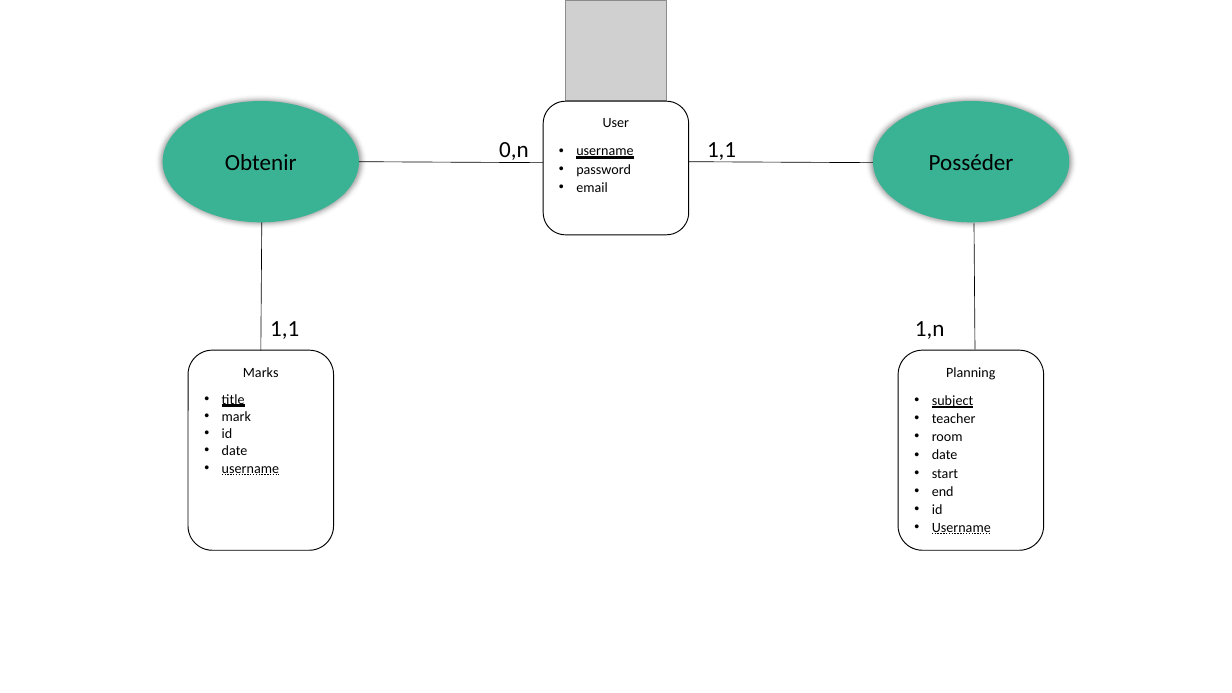
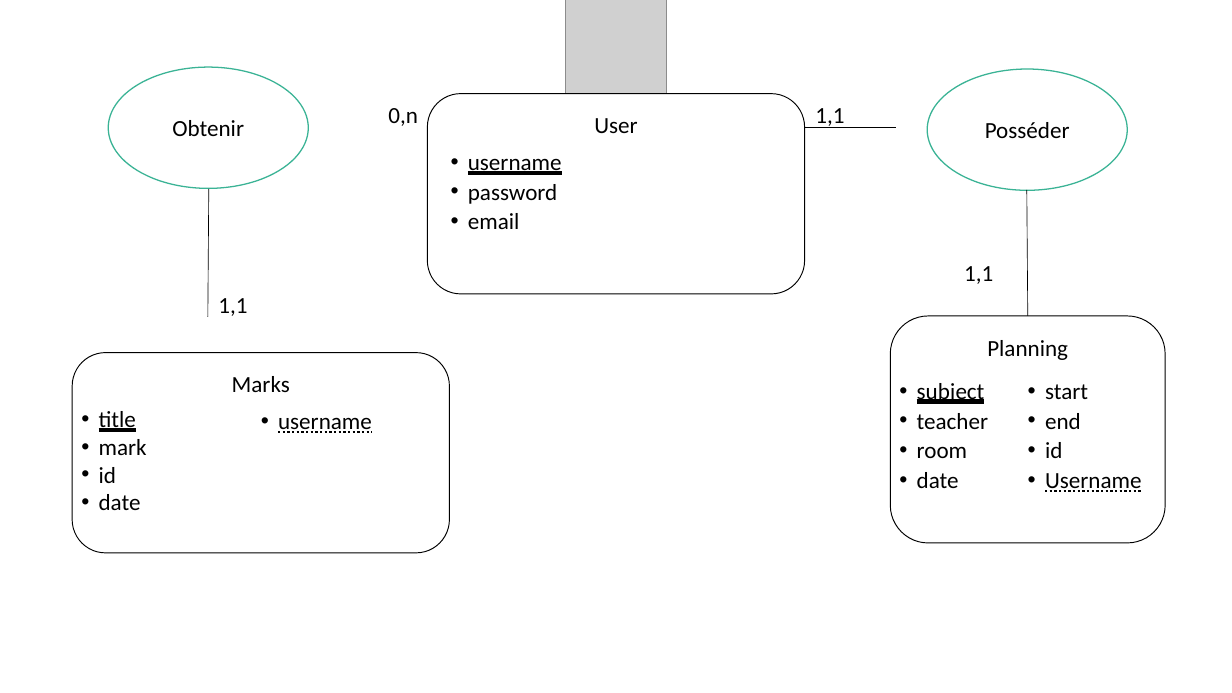
Before and after one commit to hugodemenez/isen-student-portal, a slide deck: slide 4 of presentation/Structure_Projet.pptx. Drawn at 1232x693 pixels with LibreOffice and Linux fonts; fonts in the diff are those of the drawing; grey boxes stand for pictures. Boxes give left, top, right and bottom in pixels: in the first picture for what was removed or moved away, otherwise in the second. Text is boxed around its words. In the diff, an @@ line names an element or a change of style, - is before the commit and + after.

```diff
--- a/presentation/Structure_Projet.pptx
+++ b/presentation/Structure_Projet.pptx
@@ picture resized from (x1=566, y1=0, x2=666, y2=101) to (x1=566, y1=0, x2=666, y2=97) @@
@@ ellipse "Obtenir" resized from (x1=163, y1=101, x2=359, y2=222) to (x1=108, y1=67, x2=309, y2=189) @@
@@ ellipse "Obtenir" at (x1=108, y1=67, x2=309, y2=189): fill #3AB395 to #FFFFFF; outline none to #3AB395 1 pt; shadow off @@
@@ ellipse "Posséder" at (x1=928, y1=69, x2=1128, y2=190): fill #3AB395 to #FFFFFF; outline none to #3AB395 1 pt; shadow off @@
@@ ellipse "Posséder" resized from (x1=873, y1=101, x2=1069, y2=222) to (x1=928, y1=69, x2=1128, y2=190) @@
@@ text "0,n" moved from (x1=499, y1=142, x2=529, y2=163) to (x1=388, y1=108, x2=418, y2=126) @@
@@ rounded rectangle added at (x1=428, y1=93, x2=805, y2=294), fill #FFFFFF, outline #000000 0.75 pt, 18 pt, text #000000 @@
+User
@@ text at (x1=603, y1=118, x2=630, y2=127): paragraph removed @@
-User
@@ text "1,1" moved from (x1=707, y1=142, x2=736, y2=163) to (x1=815, y1=108, x2=844, y2=128) @@
@@ text "username" at (x1=468, y1=158, x2=562, y2=229): size 11 to 18 pt; columns 1 to 2; fill #FFFFFF to none; outline #000000 0.75 pt to none @@
@@ text "username" moved from (x1=543, y1=102, x2=689, y2=236) to (x1=468, y1=158, x2=562, y2=229) @@
@@ line moved from (689, 162) - (873, 163) to (803, 128) - (896, 128) @@
@@ line removed from (360, 162) to (543, 163) @@
@@ line moved from (261, 350) - (262, 223) to (208, 317) - (209, 189) @@
@@ line moved from (975, 349) - (974, 224) to (1028, 316) - (1027, 190) @@
@@ text at (x1=964, y1=266, x2=993, y2=284): text changed @@
-1,n
+1,1
@@ text "1,1" moved from (x1=270, y1=321, x2=299, y2=339) to (x1=218, y1=298, x2=247, y2=316) @@
@@ rounded rectangle "Planning" resized from (x1=898, y1=350, x2=1043, y2=551) to (x1=891, y1=316, x2=1165, y2=543) @@
@@ rounded rectangle "Planning" at (x1=891, y1=316, x2=1165, y2=543): size 11 to 18 pt @@
@@ rounded rectangle added at (x1=72, y1=353, x2=449, y2=554), fill #FFFFFF, outline #000000 0.75 pt, 18 pt, text #000000 @@
+Marks
@@ text at (x1=243, y1=367, x2=279, y2=377): paragraph removed @@
-Marks
@@ text added at (x1=917, y1=383, x2=1141, y2=492), 18 pt, text #000000 @@
+• subject
+• teacher
+• room
+• date
+• start
+• end
+• id
+• Username
@@ text "title" moved from (x1=189, y1=350, x2=334, y2=551) to (x1=99, y1=411, x2=372, y2=510) @@
@@ text "title" at (x1=99, y1=411, x2=372, y2=510): size 11 to 18 pt; columns 1 to 2; fill #FFFFFF to none; outline #000000 0.75 pt to none @@
@@ text in rounded rectangle at (x1=932, y1=395, x2=991, y2=534): paragraphs removed @@
-• subject
-• teacher
-• room
-• date
-• start
-• end
-• id
-• Username
```
Also in this commit, not shown: 4 other files.
